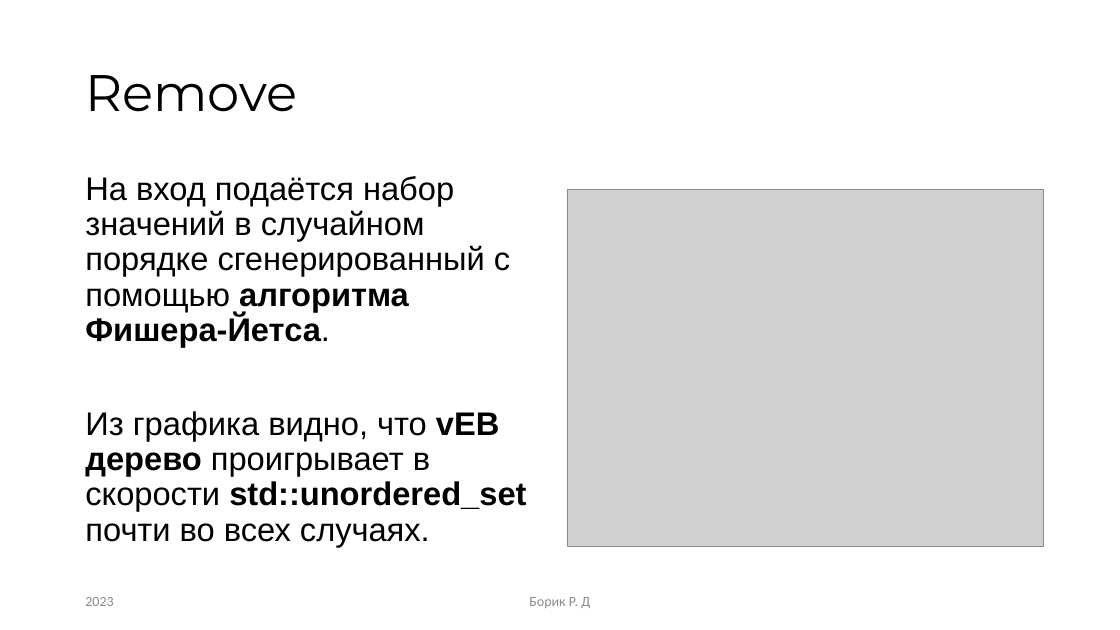
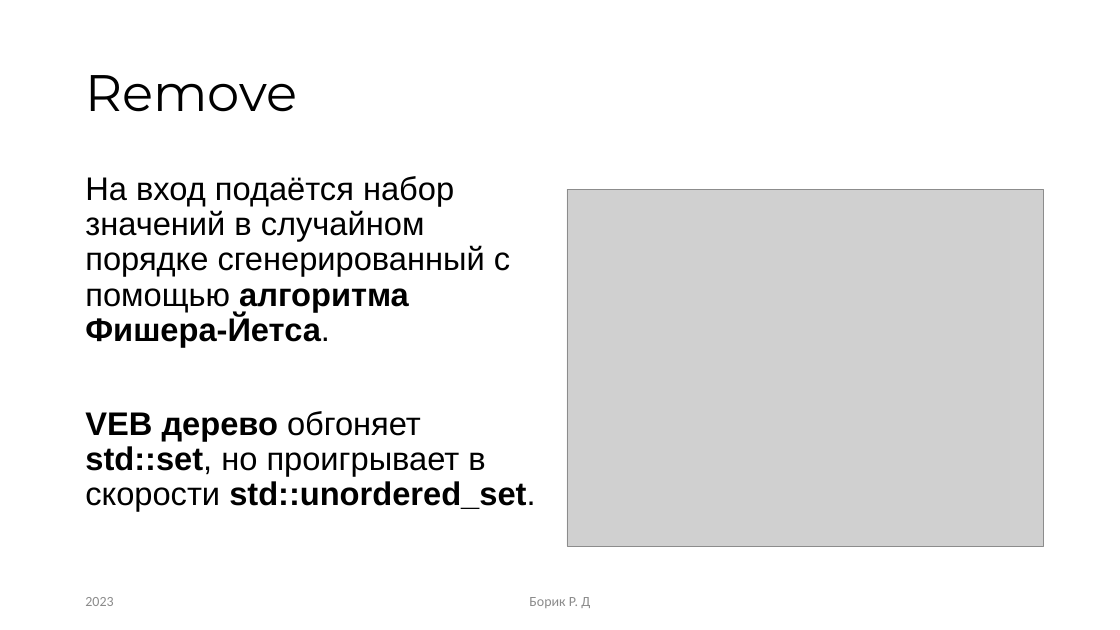
Before and after one commit to RandomServant/Van-Emde-Boas-tree, a slide deck: slide 16 of Presentation van Emde Boas tree.pptx. Drawn at 1120x630 pixels with LibreOffice and Linux fonts; fonts in the diff are those of the drawing; grey boxes stand for pictures. Boxes give left, top, right and bottom in pixels: in the first picture for what was removed or moved away, otherwise in the second. Text is boxed around its words. In the diff, an @@ line names an element or a change of style, - is before the commit and + after.

```diff
--- a/Presentation van Emde Boas tree.pptx
+++ b/Presentation van Emde Boas tree.pptx
@@ text at [85,411,535,511]: text changed; bold on @@
-Из графика видно, что vEB дерево проигрывает в скорости std::unordered_set почти во всех случаях.
+VEB дерево обгоняет std::set, но проигрывает в скорости std::unordered_set.
```
Also in this commit, not shown: 9 other slides changed, 1 slide added, 1 other file.
